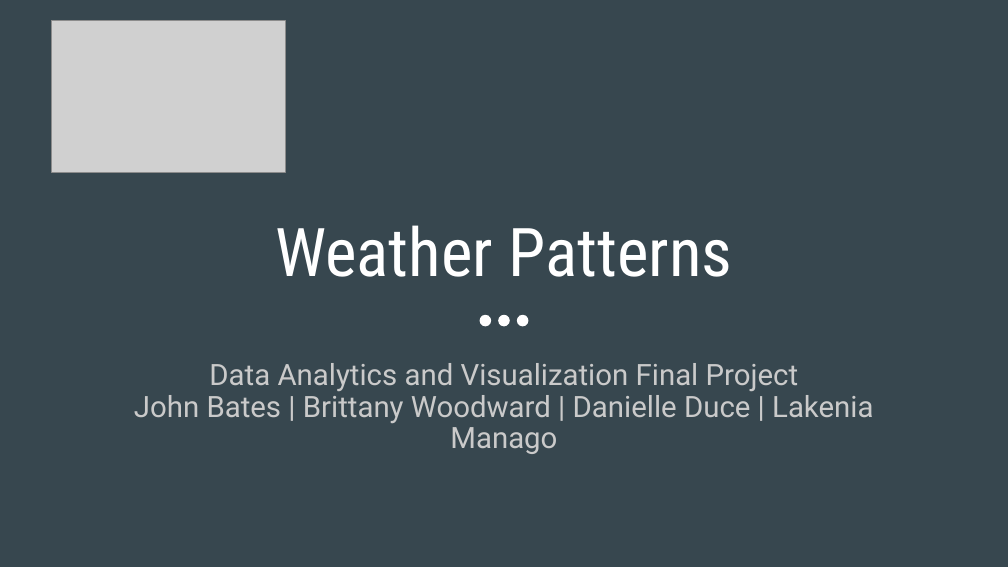
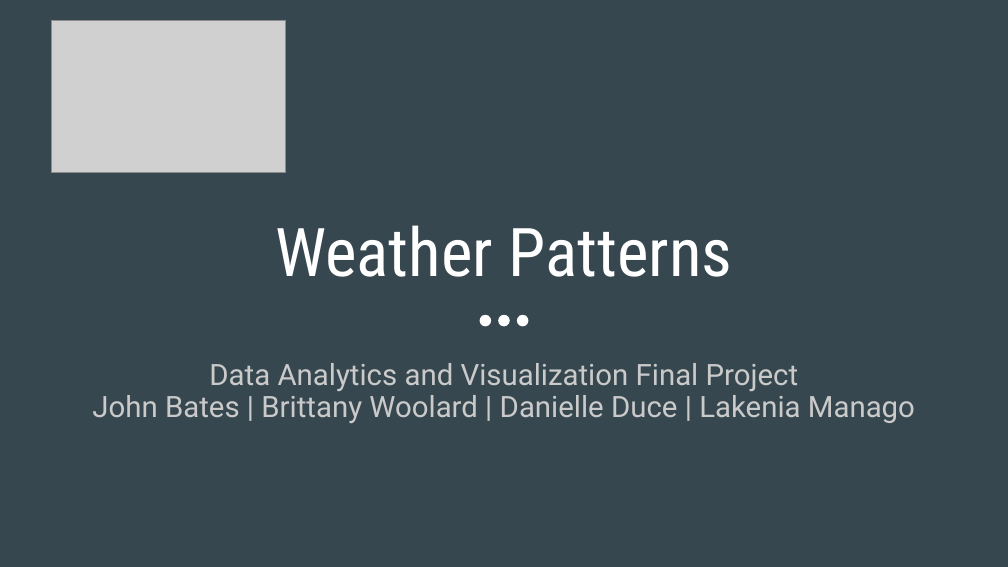
Before and after one commit to daniduce/Final-Project, a slide deck: slide 1 of Weather Patterns.pptx. Drawn at 1008x567 pixels with LibreOffice and Linux fonts; fonts in the diff are those of the drawing; grey boxes stand for pictures. Boxes give left, top, right and bottom in pixels: in the first picture for what was removed or moved away, otherwise in the second. Text is boxed around its words. In the diff, an @@ line names an element or a change of style, - is before the commit and + after.

Commit message:
updating ppt

```diff
--- a/Weather Patterns.pptx
+++ b/Weather Patterns.pptx
@@ subtitle at <box>92,389,915,423</box>: text changed @@
-John Bates | Brittany Woodward | Danielle Duce | Lakenia Manago
+John Bates | Brittany Woolard | Danielle Duce | Lakenia Manago
```
